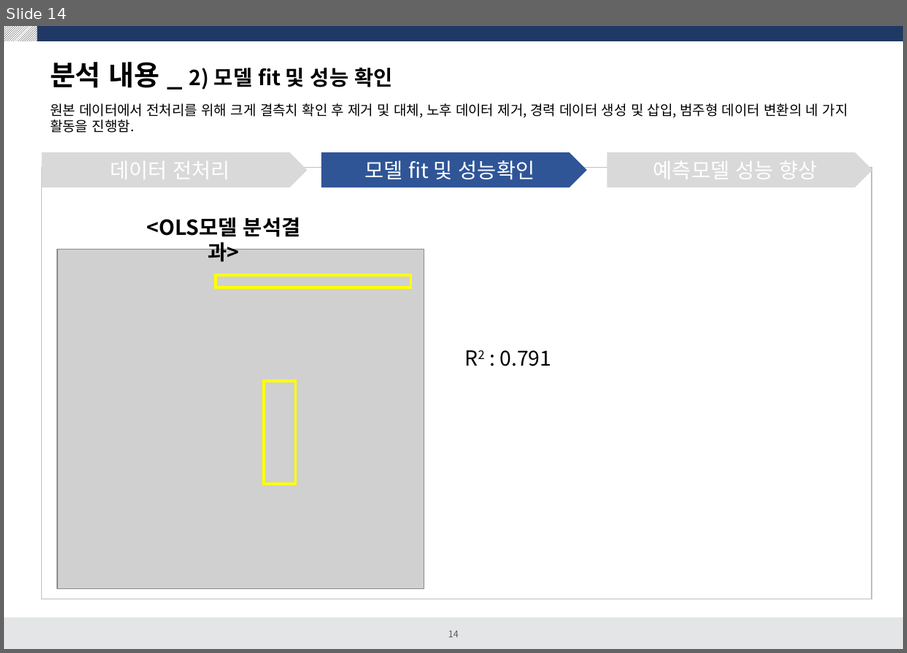
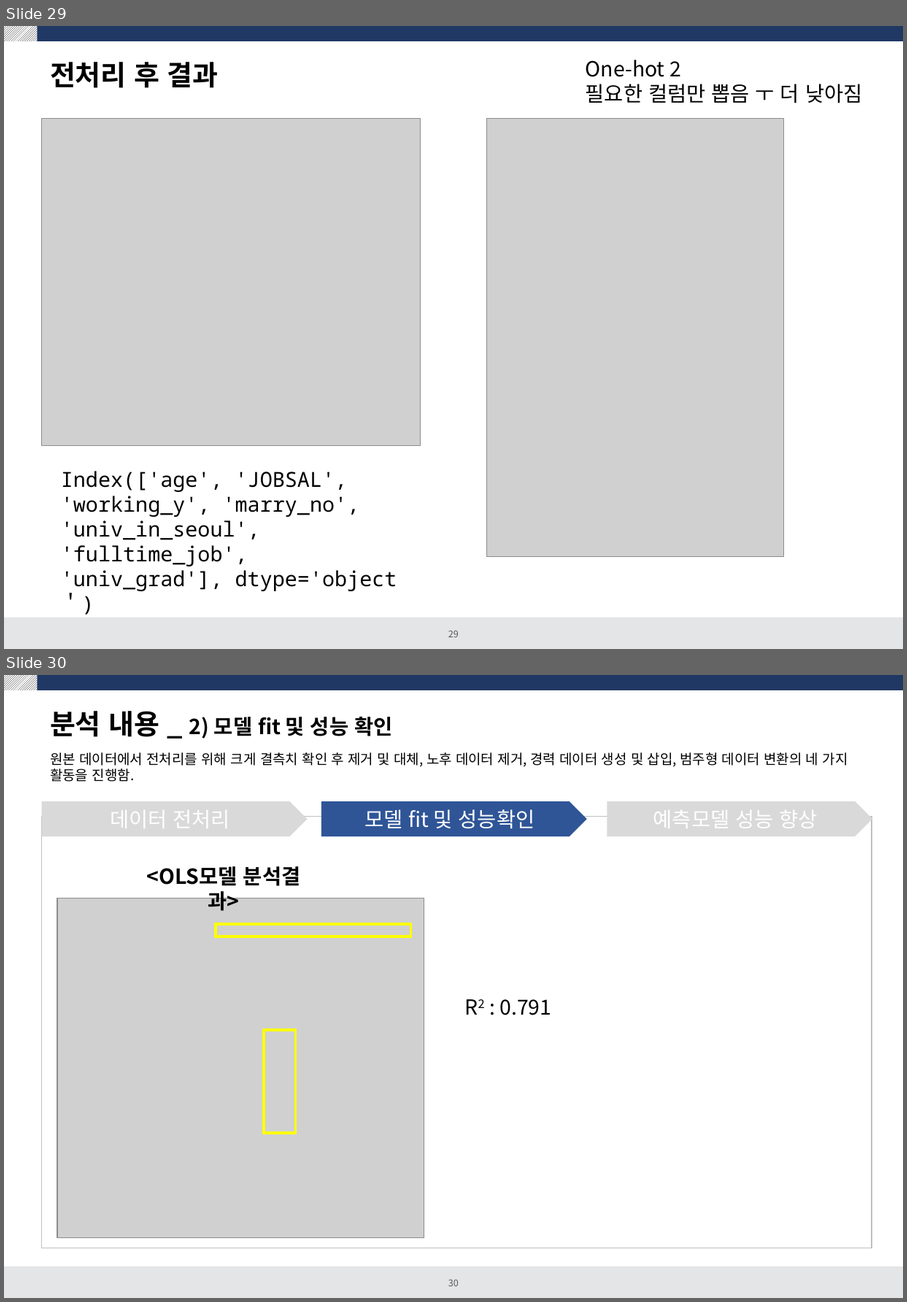
Before and after one commit to dss-14th/Regression_3_project, a slide deck: 여성임금 예측프로젝트.pptx. Shown one above the other, each under a label of ours: slide 14 before the commit, slides 29 and 30 after it. The pictures are 907x653 and 907x1302 pixels, drawn with LibreOffice and Linux fonts; fonts in the diff are those of the drawing; grey boxes stand for pictures. Boxes give left, top, right and bottom in pixels: in the first picture for what was removed or moved away, otherwise in the second. Text is boxed around its words. In the diff, an @@ line names an element or a change of style, - is before the commit and + after.

```diff
--- a/여성임금 예측프로젝트.pptx
+++ b/여성임금 예측프로젝트.pptx
@@ slide 29 added at (x1=4, y1=26, x2=903, y2=649), background #FFFFFF; not listed: 4 template elements that a slide beside it also shows @@
@@ title added at (x1=50, y1=62, x2=219, y2=88), 24 pt, text #000000, bold @@
+전처리 후 결과
@@ text added at (x1=586, y1=60, x2=862, y2=103), 18 pt, text #000000 @@
+One-hot 2
+필요한 컬럼만 뽑음 ㅜ 더 낮아짐
@@ picture added at (x1=41, y1=119, x2=420, y2=445) @@
@@ picture added at (x1=487, y1=119, x2=784, y2=557) @@
@@ text added at (x1=61, y1=471, x2=397, y2=591), 18 pt, text #000000 @@
+Index(['age', 'JOBSAL', 'working_y', 'marry_no', 'univ_in_seoul', 'fulltime_job', 'univ_grad'], dtype='object＇)
@@ what was slide 14 is now slide 30 @@
@@ page number at (x1=449, y1=1279, x2=459, y2=1286): text changed @@
-14
+30
```
Also in this commit, not shown: 1 slide changed, 15 other slides added, 11 other files.
